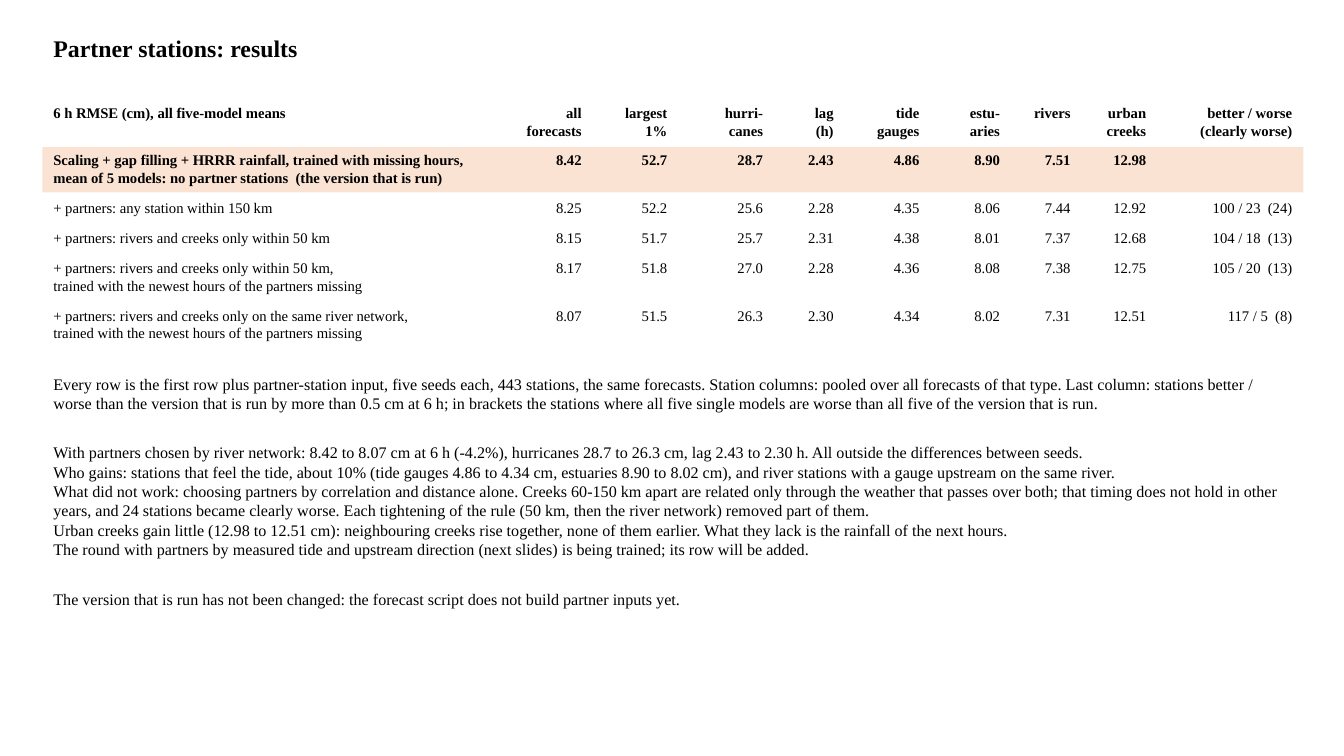
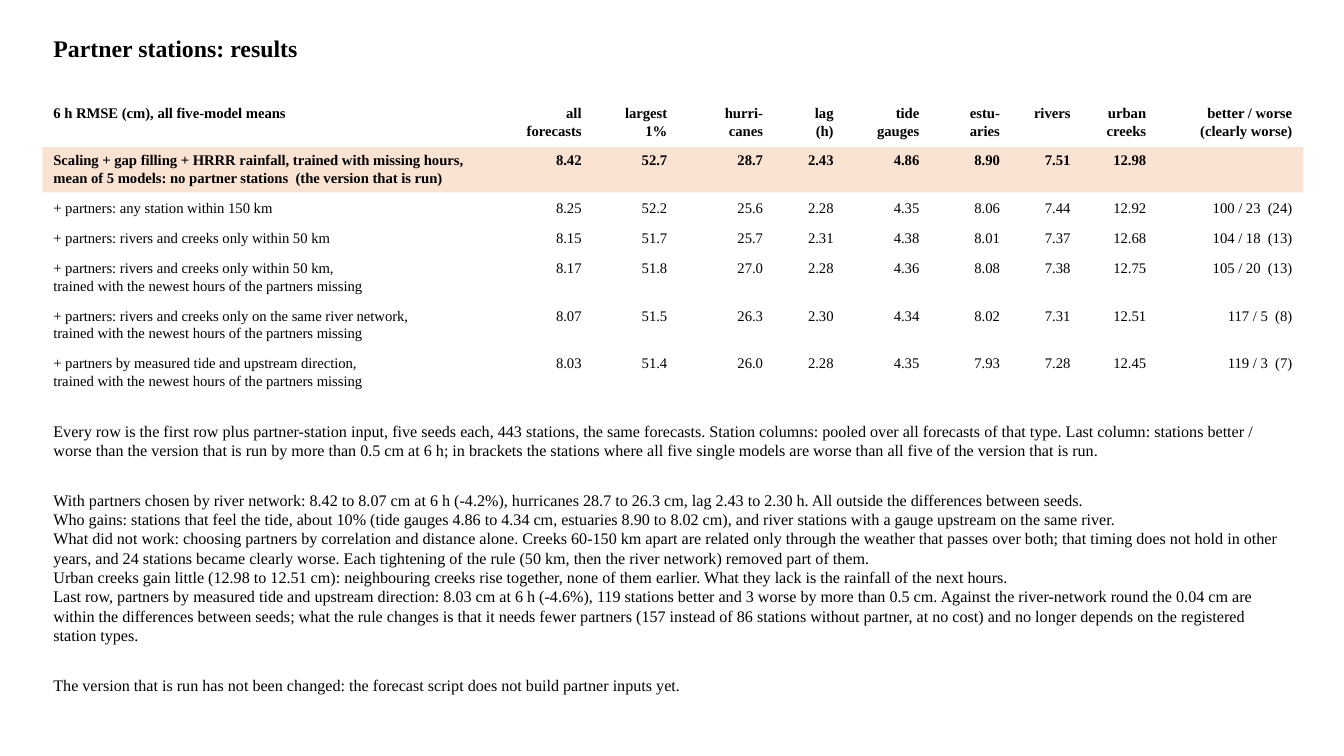
Before and after one commit to LaurenW1997/subdomainLSTM, a slide deck: slide 21 of deliverables/17_versions/version_comparison.pptx. Drawn at 1344x756 pixels with LibreOffice and Linux fonts; fonts in the diff are those of the drawing. Boxes give left, top, right and bottom in pixels: in the first picture for what was removed or moved away, otherwise in the second. Text is boxed around its words. In the diff, an @@ line names an element or a change of style, - is before the commit and + after.

```diff
--- a/deliverables/17_versions/version_comparison.pptx
+++ b/deliverables/17_versions/version_comparison.pptx
@@ text added at bbox=[53, 357, 362, 389], 10.5 pt, text #000000 @@
++ partners by measured tide and upstream direction,
+trained with the newest hours of the partners missing
@@ text added at bbox=[556, 358, 582, 368], 10.5 pt, text #000000 @@
+8.03
@@ text added at bbox=[642, 358, 668, 368], 10.5 pt, text #000000 @@
+51.4
@@ text added at bbox=[737, 358, 763, 368], 10.5 pt, text #000000 @@
+26.0
@@ text added at bbox=[808, 358, 834, 368], 10.5 pt, text #000000 @@
+2.28
@@ text added at bbox=[894, 358, 920, 368], 10.5 pt, text #000000 @@
+4.35
@@ text added at bbox=[974, 358, 1000, 368], 10.5 pt, text #000000 @@
+7.93
@@ text added at bbox=[1045, 358, 1071, 368], 10.5 pt, text #000000 @@
+7.28
@@ text added at bbox=[1113, 358, 1146, 368], 10.5 pt, text #000000 @@
+12.45
@@ text added at bbox=[1228, 358, 1292, 371], 10.5 pt, text #000000 @@
+119 / 3 (7)
@@ text "Every row is the first ...": place and size @@
-text "Every row is the first ..." at bbox=[53, 378, 1277, 609]
+text "Every row is the first ..." at bbox=[53, 425, 1277, 695]
@@ text at bbox=[53, 590, 1252, 645]: text changed @@
-The round with partners by measured tide and upstream direction (next slides) is being trained; its row will be added.
+Last row, partners by measured tide and upstream direction: 8.03 cm at 6 h (-4.6%), 119 stations better and 3 worse by more than 0.5 cm. Against the river-network round the 0.04 cm are within the differences between seeds; what the rule changes is that it needs fewer partners (157 instead of 86 stations without partner, at no cost) and no longer depends on the registered station types.
```
Also in this commit, not shown: 2 other slides changed, 1 other file.
